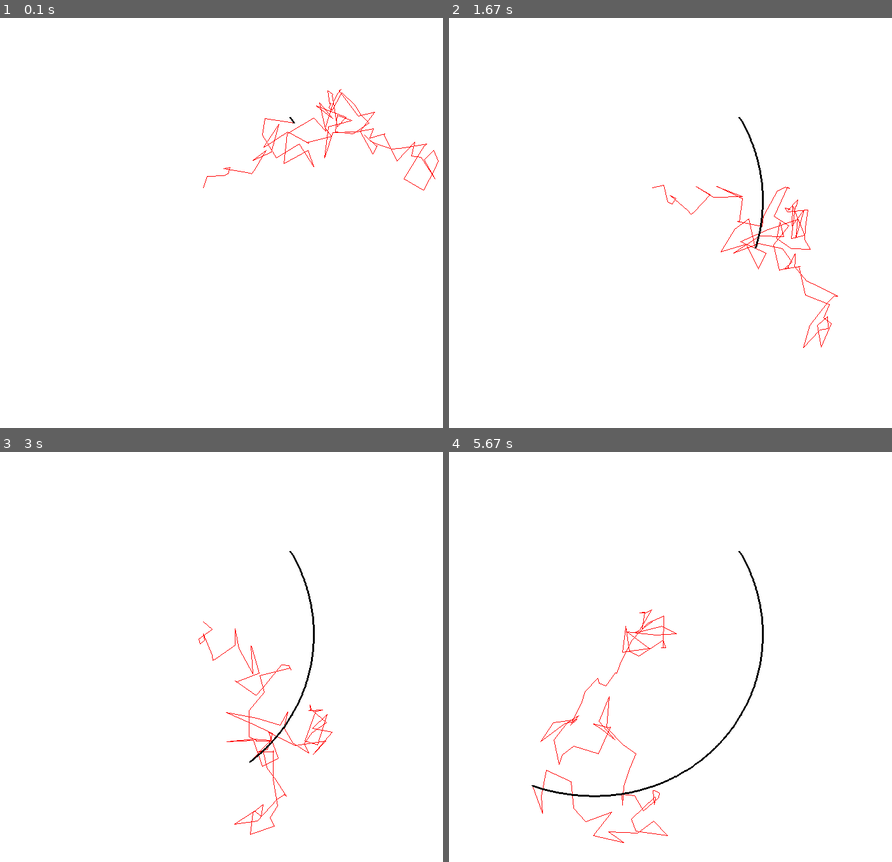
Above: before the commit, frames 1-4 (two rows, left to right).
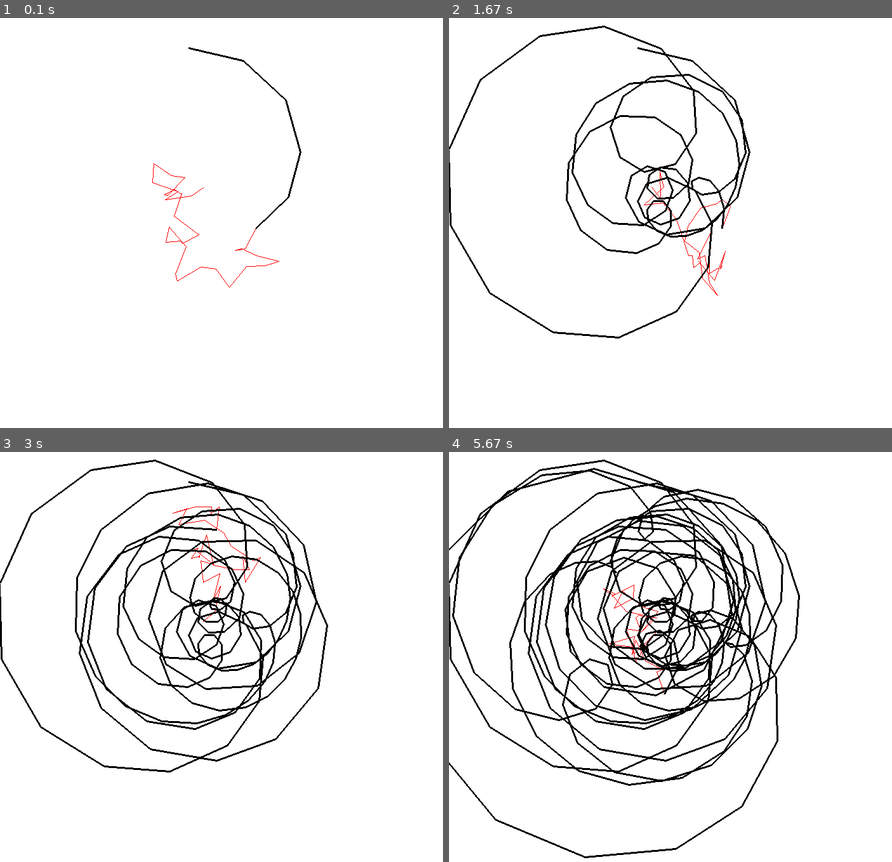
Above: after the commit, the same moments.

Repository: Skullheadx/Complex-Fourier-Series
Game: pygame game, started from main.py
The game is run twice, just before and just after one commit, with the same random seed, the same clock (stepped at 60 frames per second) and the same inputs.
Inputs:
- Up to frame 1 (0.1 s): no input
- Up to frame 2 (1.67 s): no input
- Up to frame 3 (3 s): no input
- Up to frame 4 (5.67 s): no input

The runs differ from the first frame. In frame 1, 0.8% of the frame differs, in the area x 34-99%, y 7-66%; in frame 2, 3.5%; in frame 3, 6.1%; in frame 4, 11%, in the area x 0-80%, y 1-100%.

Commit message:
faster speed + larger buffer

Diff:
--- a/main.py
+++ b/main.py
@@ -7,16 +7,16 @@
 clock = pygame.time.Clock()
 delta = 0
 is_running = True
-scene = VectorManager("tests/test1.txt")
+scene = VectorManager("tests/test5.txt")
 while is_running:
     for event in pygame.event.get():
         if event.type == pygame.QUIT:
             is_running = False
 
-    scene.update(delta/1000)
+    scene.update(delta/1000*50)
 
     screen.fill(WHITE)
     scene.draw(screen)
 
     pygame.display.flip()
-    delta = clock.tick(fps)
+    delta = clock.tick()
--- a/vector.py
+++ b/vector.py
@@ -16,7 +16,7 @@
 
 class VectorManager:
     update_time = 0
-    buffer_size = 5000
+    buffer_size = 50000
     def __init__(self, filename):
         with open(filename,"r") as f:
             contents = f.read().split('\n')
